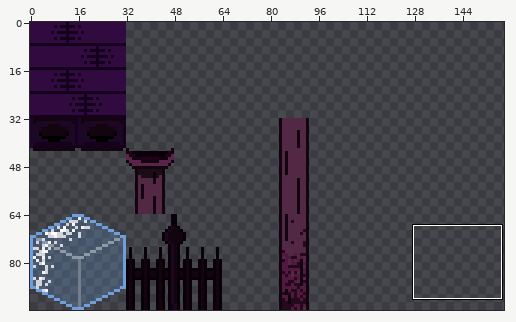
Two versions of one sprite sheet, art/tileMapBoss.png. The picture above shows the old version from afar; the outline marks the close-up.
Close-up. Old version:
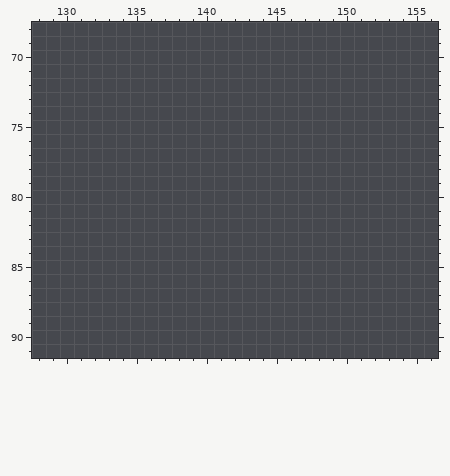
The file is 160x96 pixels. Colours within 5 levels of each other are drawn and written as one. Shown: x 128..156, y 68..91. The wide view leaves out empty margins.
The same view after the edit:
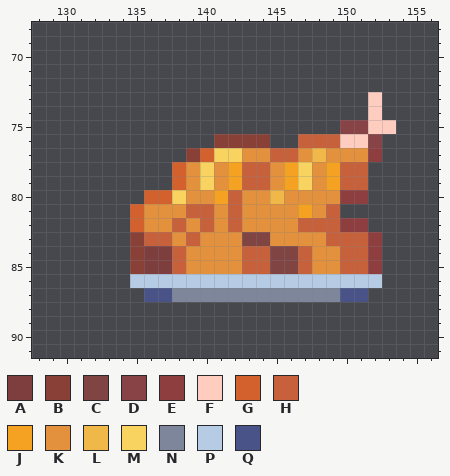
Palette (. is transparent): A #7e3e3e  B #894037  C #804443  D #884346  E #8e3e3f  F #ffcdbf  G #d3612d  H #c7613b  J #f5a222  K #e3913d  L #f0b849  M #f8d360  N #7e869b  P #b6cce4  Q #495388
Difference:
@@ x 128..156 @@
 72 .............................
-73 .............................
-74 .............................
-75 .............................
-76 .............................
-77 .............................
-78 .............................
-79 .............................
-80 .............................
-81 .............................
-82 .............................
-83 .............................
-84 .............................
-85 .............................
-86 .............................
-87 .............................
+73 ........................F....
+74 ........................F....
+75 ......................DDFF...
+76 .............BBBB..HHHFFD....
+77 ...........BGMMKKHHKLKKKE....
+78 ..........GKMKJHHKJMKJHH.....
+79 ..........GKMKJHHKJMKJHH.....
+80 ........GGMKKJHKKLKKKKEE.....
+81 .......GKKKHHKHKKKKJKH.......
+82 .......GKKHKHKHKKKKHHHEE.....
+83 .......BHHKHKKKCCKKKKHHHE....
+84 .......BAAHKKKKHHCCHKKHHE....
+85 .......BAAHKKKKHHCCHKKHHE....
+86 .......PPPPPPPPPPPPPPPPPP....
+87 ........QQNNNNNNNNNNNNQQ.....
 88 .............................
